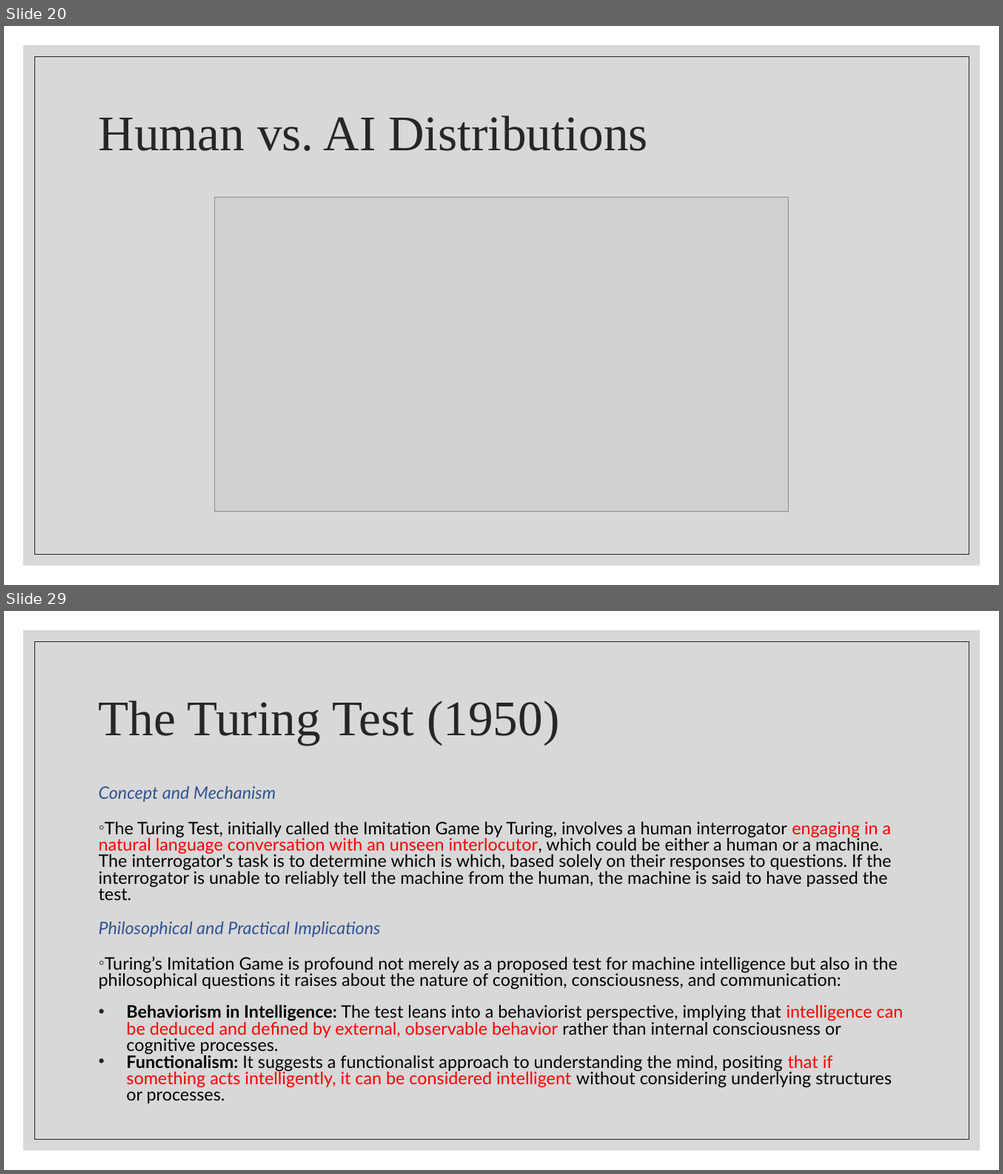
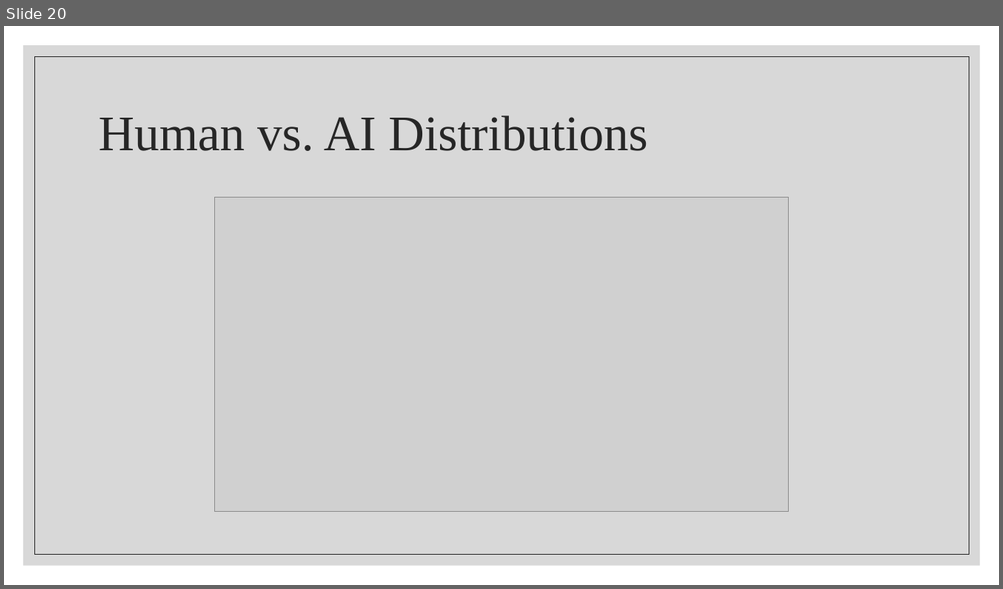
Before and after one commit to wutmeownow/phys441, a slide deck: JupyterNotebooks/LLS/Lecture2.pptx. Shown one above the other, each under a label of ours: slides 20 and 29 before the commit, slide 20 after it; the slides between them are not shown. The pictures are 1003x1174 and 1003x589 pixels, drawn with LibreOffice and Linux fonts; fonts in the diff are those of the drawing; grey boxes stand for pictures. Boxes give left, top, right and bottom in pixels: in the first picture for what was removed or moved away, otherwise in the second. Text is boxed around its words. In the diff, an @@ line names an element or a change of style, - is before the commit and + after.

```diff
--- a/JupyterNotebooks/LLS/Lecture2.pptx
+++ b/JupyterNotebooks/LLS/Lecture2.pptx
@@ slide 29 removed at (x1=4, y1=611, x2=999, y2=1170), background #FFFFFF; not listed: 2 template elements that a slide beside it also shows @@
@@ title removed at (x1=99, y1=701, x2=559, y2=744) @@
-The Turing Test (1950)
@@ text removed at (x1=99, y1=786, x2=903, y2=1104) @@
-Concept and Mechanism
-◦ The Turing Test, initially called the Imitation Game by Turing, involves a human interrogator engaging in a natural language conversation with an unseen interlocutor, which could be either a human or a machine. The interrogator's task is to determine which is which, based solely on their responses to questions. If the interrogator is unable to reliably tell the machine from the human, the machine is said to have passed the test.
-Philosophical and Practical Implications
-◦ Turing’s Imitation Game is profound not merely as a proposed test for machine intelligence but also in the philosophical questions it raises about the nature of cognition, consciousness, and communication:
-• Behaviorism in Intelligence: The test leans into a behaviorist perspective, implying that intelligence can be deduced and defined by external, observable behavior rather than internal consciousness or cognitive processes.
-• Functionalism: It suggests a functionalist approach to understanding the mind, positing that if something acts intelligently, it can be considered intelligent without considering underlying structures or processes.
```
Also in this commit, not shown: 23 other slides removed, 2 other files.
